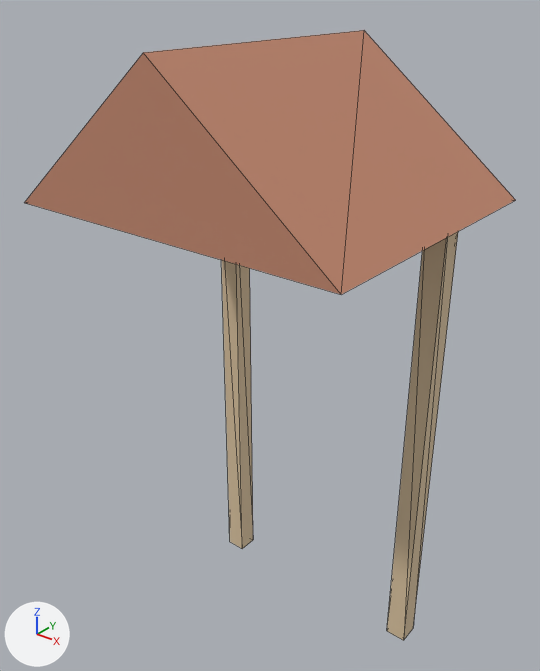
A saved change to the glTF model modules/assets/internal/models/opening/opening.extra.porch.glb.
Rendered twice from a 50 mm lens placed at (1.82, -1.68, 3.12), pointed at (-0.07, 0.68, 1.66). The axes (+X, +Y, +Z) are drawn at lower left. The lights are the same throughout. The first picture is the older version. Mesh edges are drawn as thin lines.

Objects in the first picture: 'main__clay_tile', 'main__softwood'.
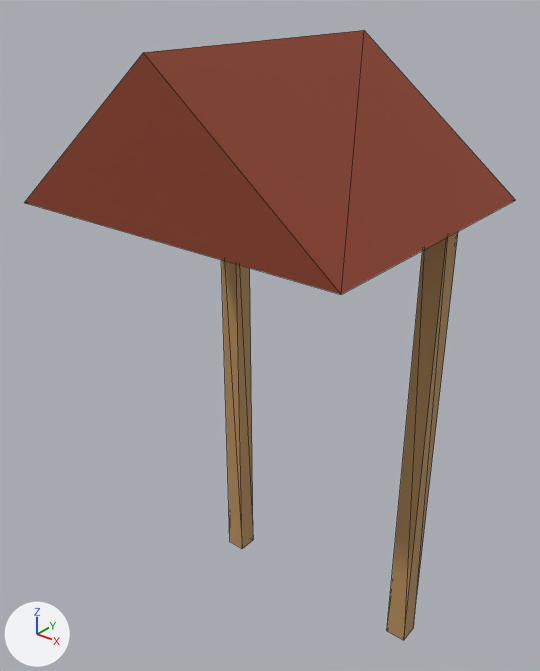
What the commit changed:
Material 'clay_tile' (mat_clay_tile) changes colour from brown #c4896f to brown #8c4029; in linear values from (0.55, 0.25, 0.16) to (0.263, 0.0509, 0.022).
Material 'softwood' (mat_softwood) changes colour from beige #ddc5a2 to orange #b88f5c; in linear values from (0.72, 0.56, 0.36) to (0.477, 0.274, 0.106).

Changed parts and their boxes (x1, y1, x2, y2) in the pictures (540 x 671 px):
'main__clay_tile', recoloured (darker): (25, 30, 515, 294) in both
'main__softwood', recoloured (beige to orange): (221, 232, 458, 640) in both
